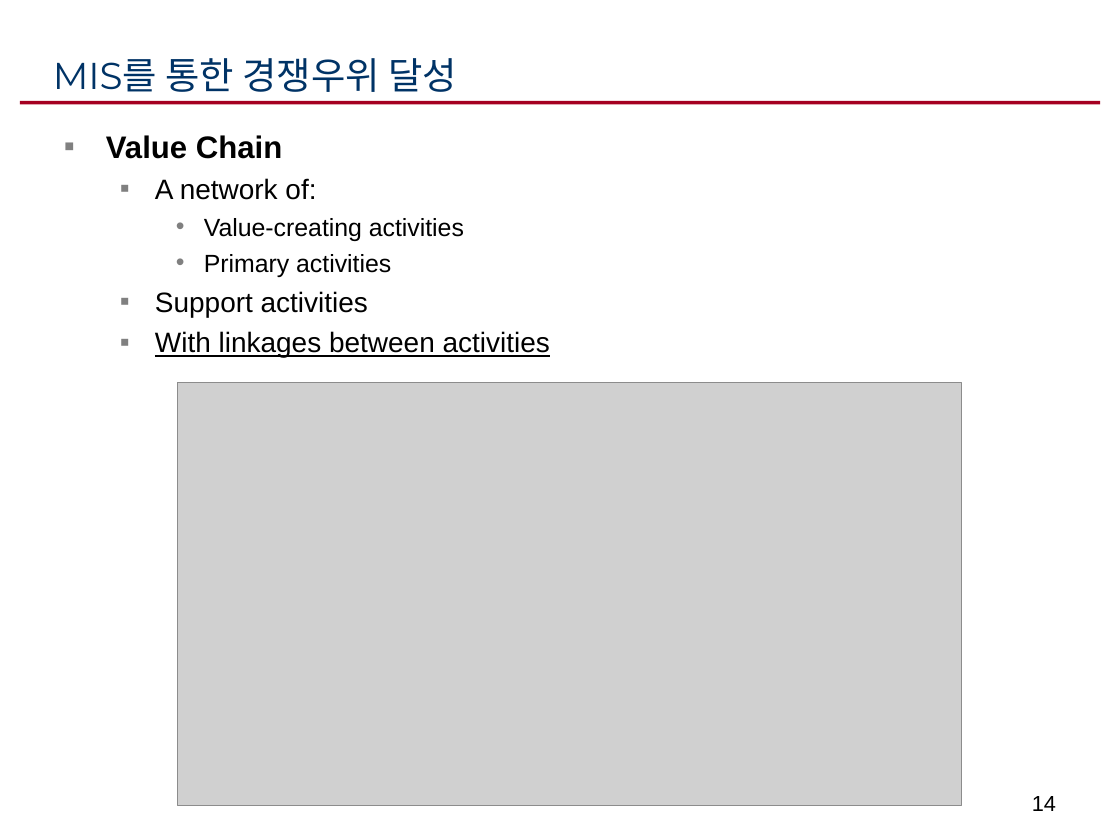
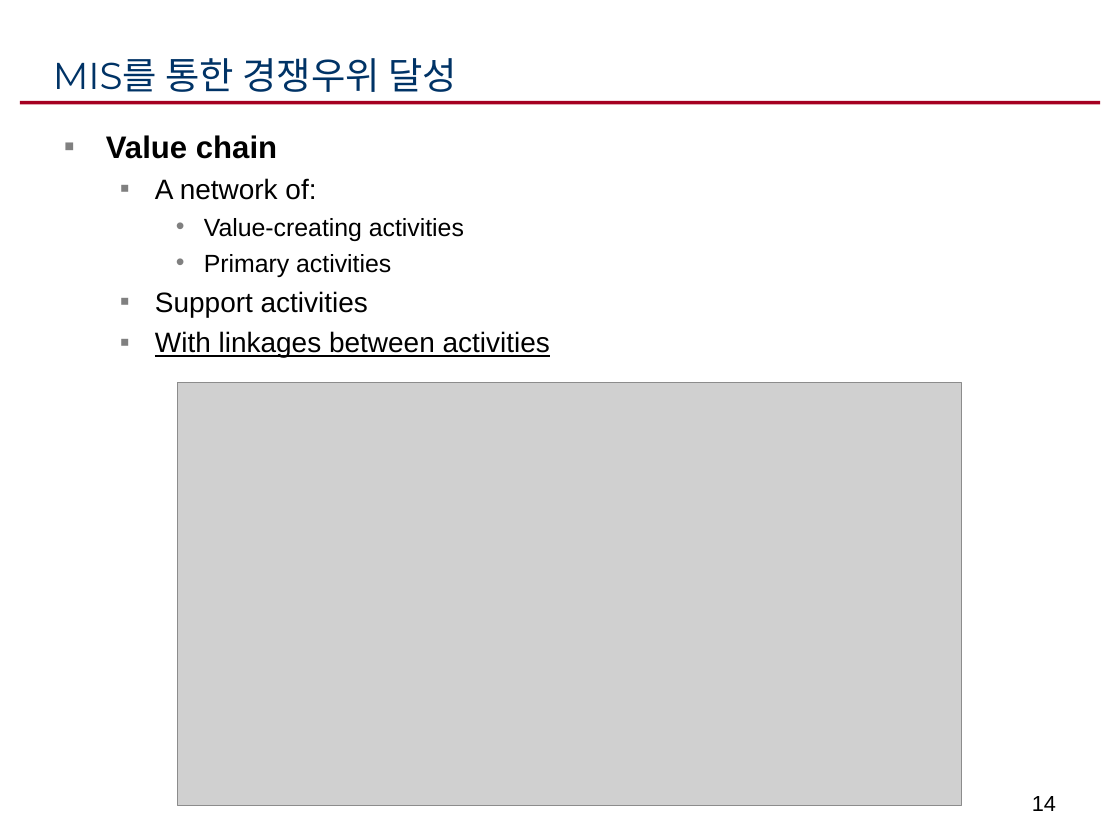
Before and after one commit to ikelab/courses, a slide deck: slide 14 of iie2016/mis1.ppt. Drawn at 1120x840 pixels with LibreOffice and Linux fonts; fonts in the diff are those of the drawing; grey boxes stand for pictures. Boxes give left, top, right and bottom in pixels: in the first picture for what was removed or moved away, otherwise in the second. Text is boxed around its words. In the diff, an @@ line names an element or a change of style, - is before the commit and + after.

```diff
--- a/iie2016/mis1.ppt
+++ b/iie2016/mis1.ppt
@@ text at bbox=[106, 135, 277, 159]: text changed @@
-▪ Value Chain
+▪ Value chain
```
Also in this commit, not shown: 8 other slides changed, 1 slide removed, 1 other file.
